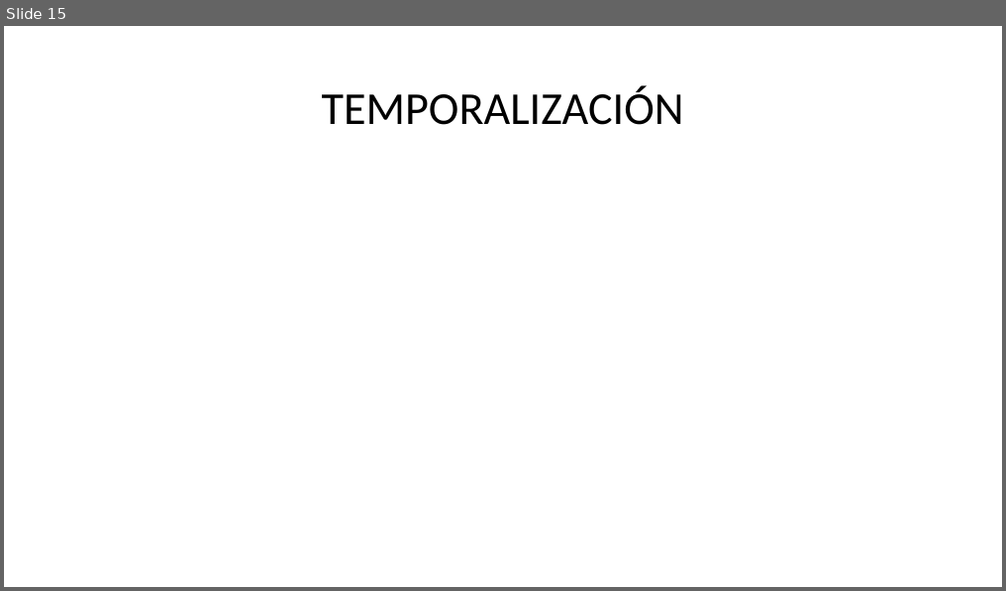
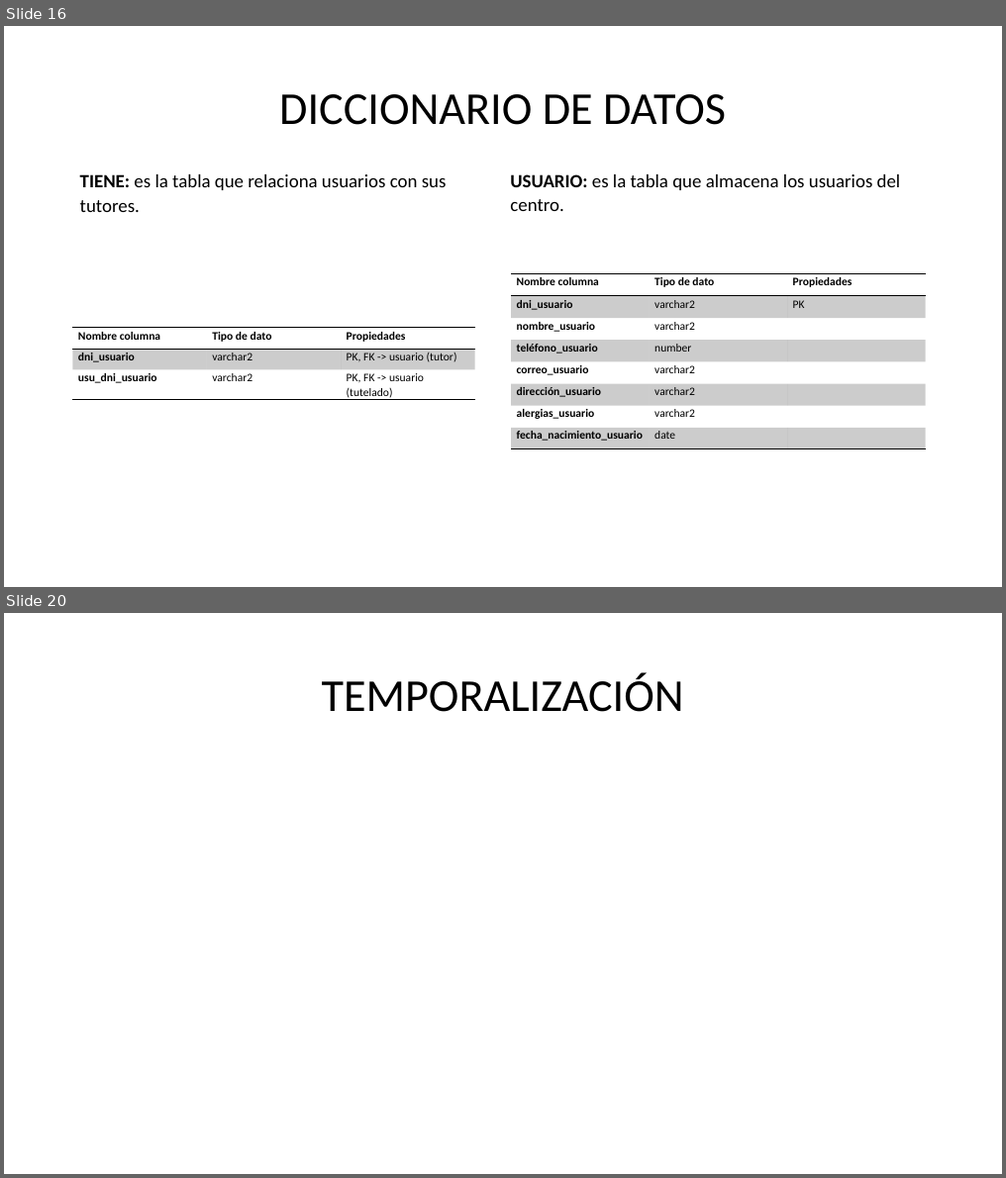
Before and after one commit to maraloeDev/Proyecto-de-Bases-de-Datos, a slide deck: Defensa proyecto intermodular.pptx. Shown one above the other, each under a label of ours: slide 15 before the commit, slides 16 and 20 after it; the slides between them are not shown. The pictures are 1006x591 and 1006x1178 pixels, drawn with LibreOffice and Linux fonts; fonts in the diff are those of the drawing. Boxes give left, top, right and bottom in pixels: in the first picture for what was removed or moved away, otherwise in the second. Text is boxed around its words. In the diff, an @@ line names an element or a change of style, - is before the commit and + after.

```diff
--- a/Defensa proyecto intermodular.pptx
+++ b/Defensa proyecto intermodular.pptx
@@ slide 16 added at [4, 26, 1002, 587], background #FFFFFF @@
@@ title added at [279, 94, 726, 125], 44 pt, text #000000 @@
+DICCIONARIO DE DATOS
@@ text added at [80, 174, 447, 212], 18 pt, text #000000 @@
+TIENE: es la tabla que relaciona usuarios con sus tutores.
@@ text added at [510, 174, 901, 211], 18 pt, text #000000 @@
+USUARIO: es la tabla que almacena los usuarios del centro.
@@ table added at [511, 274, 927, 451], 8 rows, 3 columns @@
+Nombre columna | Tipo de dato | Propiedades
+dni_usuario | varchar2 | PK
+nombre_usuario | varchar2 | 
+teléfono_usuario | number | 
+correo_usuario | varchar2 | 
+dirección_usuario | varchar2 | 
+alergias_usuario | varchar2 | 
+fecha_nacimiento_usuario | date | 
@@ table added at [73, 328, 475, 404], 3 rows, 3 columns @@
+Nombre columna | Tipo de dato | Propiedades
+dni_usuario | varchar2 | PK, FK -> usuario (tutor)
+usu_dni_usuario | varchar2 | PK, FK -> usuario (tutelado)
@@ what was slide 15 is now slide 20 @@
```
Also in this commit, not shown: 6 slides changed, 9 other slides added, 5 slides removed.
